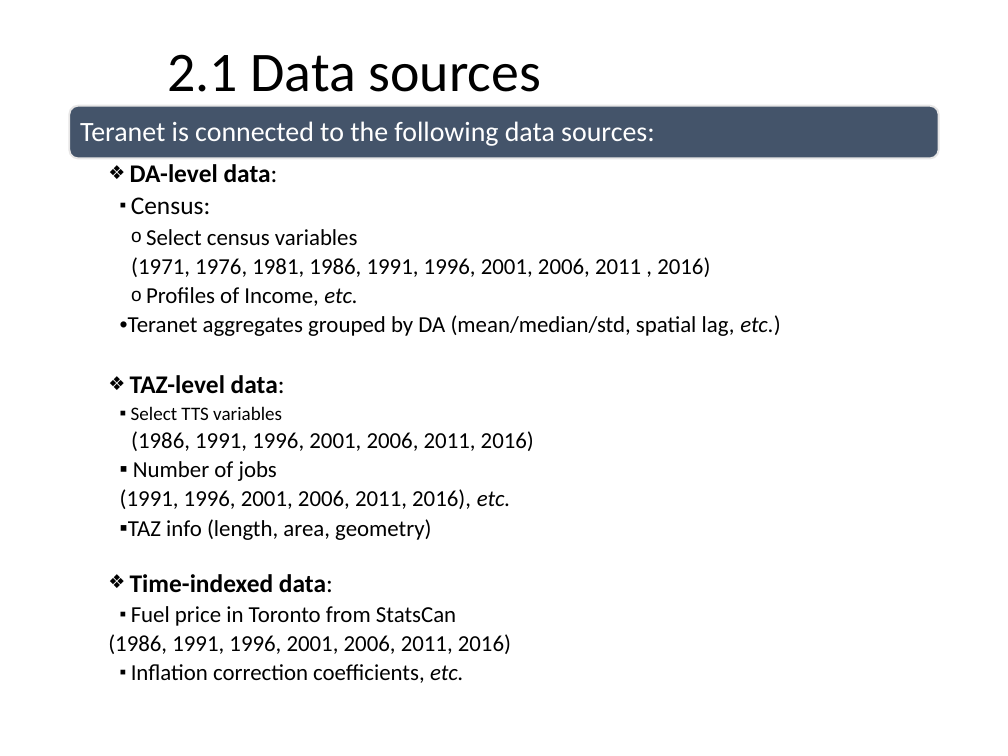
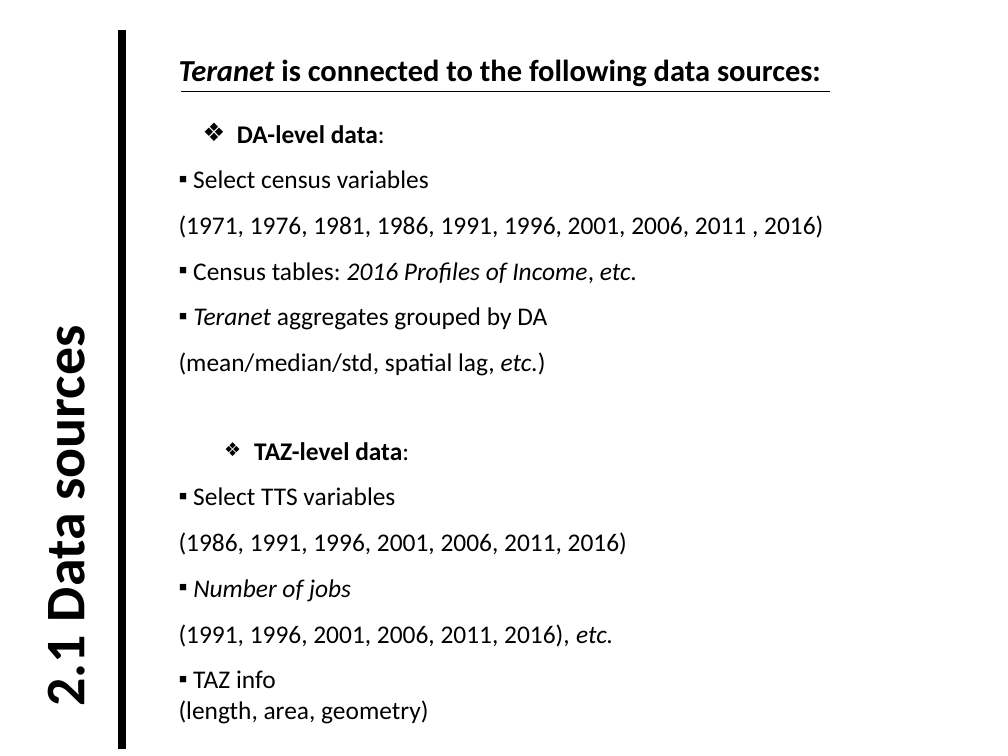
Before and after one commit to stepan-o/thesis, a slide deck: slide 5 of presentations/rdbms_design.pptx. Drawn at 1008x756 pixels with LibreOffice and Linux fonts; fonts in the diff are those of the drawing. Boxes give left, top, right and bottom in pixels: in the first picture for what was removed or moved away, otherwise in the second. Text is boxed around its words. In the diff, an @@ line names an element or a change of style, - is before the commit and + after.

Commit message:
add data flows for Teranet spatial joins and prep

```diff
--- a/presentations/rdbms_design.pptx
+++ b/presentations/rdbms_design.pptx
@@ text "2.1 Data sources": place and size @@
-text "2.1 Data sources" at bbox=[167, 54, 541, 92]
+text "2.1 Data sources" at bbox=[31, 342, 99, 704]
@@ text "2.1 Data sources" at bbox=[31, 342, 99, 704]: bold on; rotation 0 to 270 degrees @@
@@ line added from (122, 749) to (122, 30), #000000 6 pt @@
@@ text "Teranet is connected to the ...": place and size @@
-text "Teranet is connected to the ..." at bbox=[108, 164, 780, 683]
+text "Teranet is connected to the ..." at bbox=[179, 59, 823, 724]
@@ text at bbox=[179, 59, 821, 86]: paragraph added @@
+Teranet is connected to the following data sources:
@@ rounded rectangle removed at bbox=[70, 106, 939, 159] @@
@@ line added from (181, 91) to (830, 91), #000000 0.5 pt @@
@@ text removed at bbox=[80, 121, 655, 146] @@
-Teranet is connected to the following data sources:
@@ text at bbox=[179, 125, 823, 647]: size 18 to 20 pt in "Select census variables", "(1971, 1976, 1981, 1986, 1991, 1996, 2001, ...", "(1986, 1991, 1996, 2001, 2006, 2011, 2016)", "Number of jobs" and 1 more places; size 15 to 20 pt in "Select TTS variables"; italic on in "Number of jobs"; indent changed; line spacing 0.9 to 1; less space between paragraphs; bullet o to ▪; list level 4 to 2 in "Select census variables"; line spacing 0.9 to 1.5; list level 3 to 2 in "(1971, 1976, 1981, 1986, 1991, ..."; line spacing 0.9 to 2; list level 3 to 2 in "Select TTS variables"; list level 3 to 2 in "(1986, 1991, 1996, 2001, 2006, ..." @@
@@ text at bbox=[131, 197, 211, 215]: paragraph removed @@
-    ▪ Census:
@@ text at bbox=[179, 262, 637, 376]: text changed; size 18 to 20 pt @@
-      o Profiles of Income, etc.
-    • Teranet aggregates grouped by DA (mean/median/std, spatial lag, etc.)
+  ▪ Census tables: 2016 Profiles of Income, etc.
+  ▪ Teranet aggregates grouped by DA
+  (mean/median/std, spatial lag, etc.)
@@ text at bbox=[179, 670, 428, 724]: text changed; size 18 to 20 pt @@
-    ▪ TAZ info (length, area, geometry)
-  ❖ Time-indexed data:
-    ▪ Fuel price in Toronto from StatsCan
-  (1986, 1991, 1996, 2001, 2006, 2011, 2016)
-    ▪ Inflation correction coefficients, etc.
+  ▪ TAZ info
+  (length, area, geometry)
```
Also in this commit, not shown: 3 other slides changed, 3 slides added.
